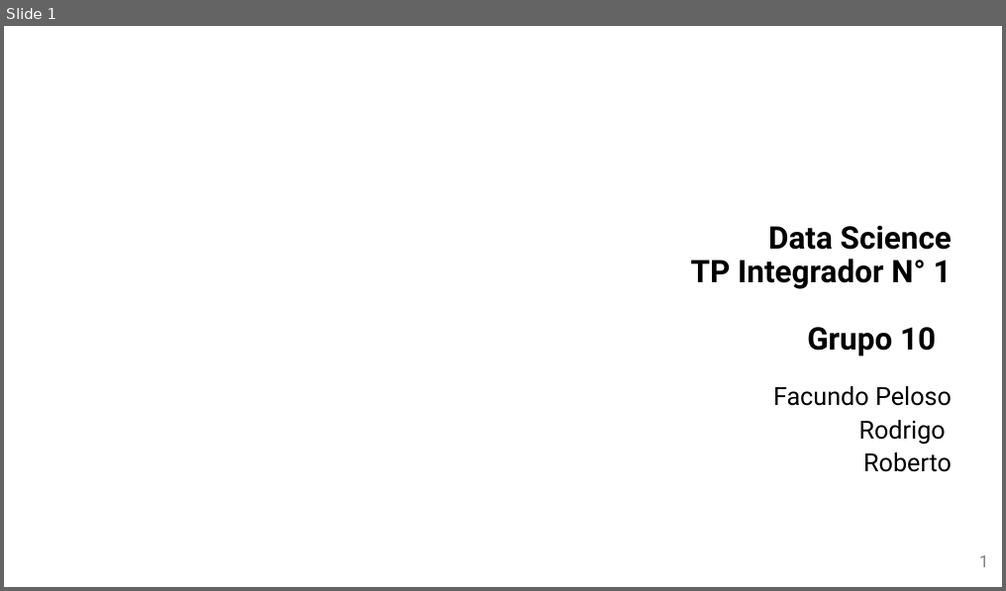
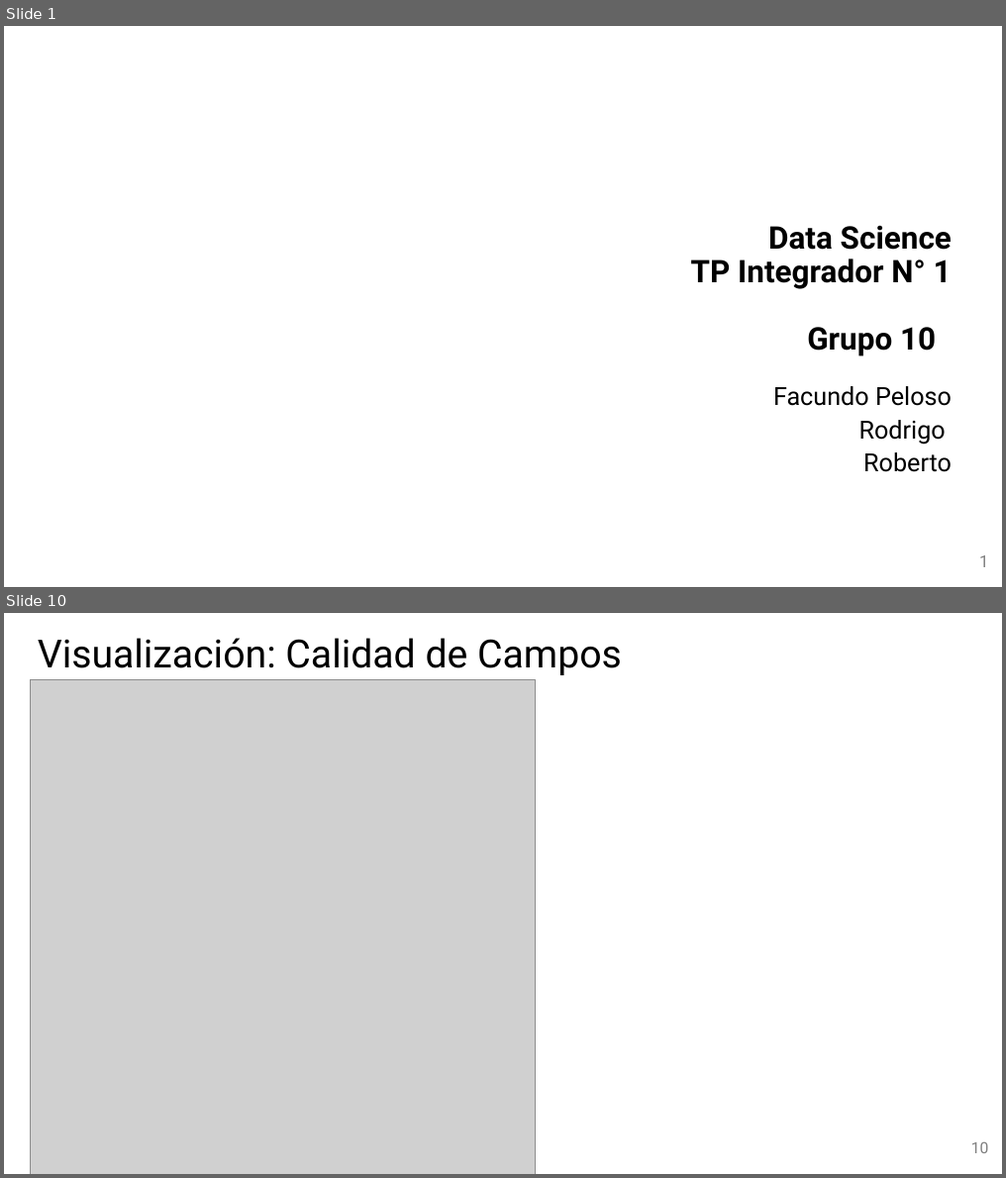
Before and after one commit to Facundo-Peloso/DH-TP-1---Grupo-10, a slide deck: Presentación/Presentación TP 1 - Grupo 10.pptx. Shown one above the other, each under a label of ours: slide 1 before the commit, slides 1 and 10 after it; the slides between them are not shown. The pictures are 1006x591 and 1006x1178 pixels, drawn with LibreOffice and Linux fonts; fonts in the diff are those of the drawing; grey boxes stand for pictures; background and template pictures are left out. Boxes give left, top, right and bottom in pixels: in the first picture for what was removed or moved away, otherwise in the second. Text is boxed around its words. In the diff, an @@ line names an element or a change of style, - is before the commit and + after.

```diff
--- a/Presentación/Presentación TP 1 - Grupo 10.pptx
+++ b/Presentación/Presentación TP 1 - Grupo 10.pptx
@@ slide 10 added at [4,613,1002,1174], background picture (left out) @@
@@ title added at [38,638,622,675], 37.3 pt, text #000000 @@
+Visualización: Calidad de Campos
@@ picture added at [30,679,536,1174] @@
@@ page number added at [971,1143,989,1154], 15 pt, text #808080 @@
+10
```
Also in this commit, not shown: 2 slides changed, 15 other slides added, 10 slides removed.
